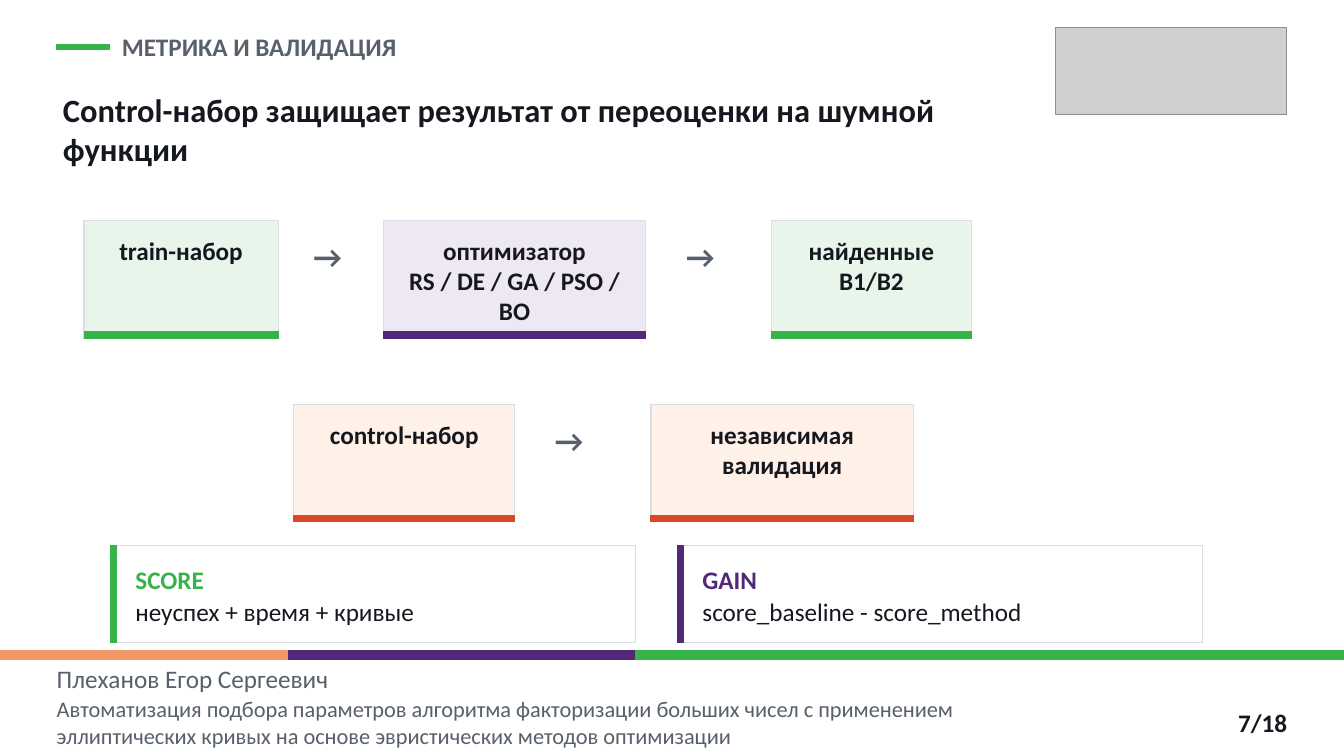
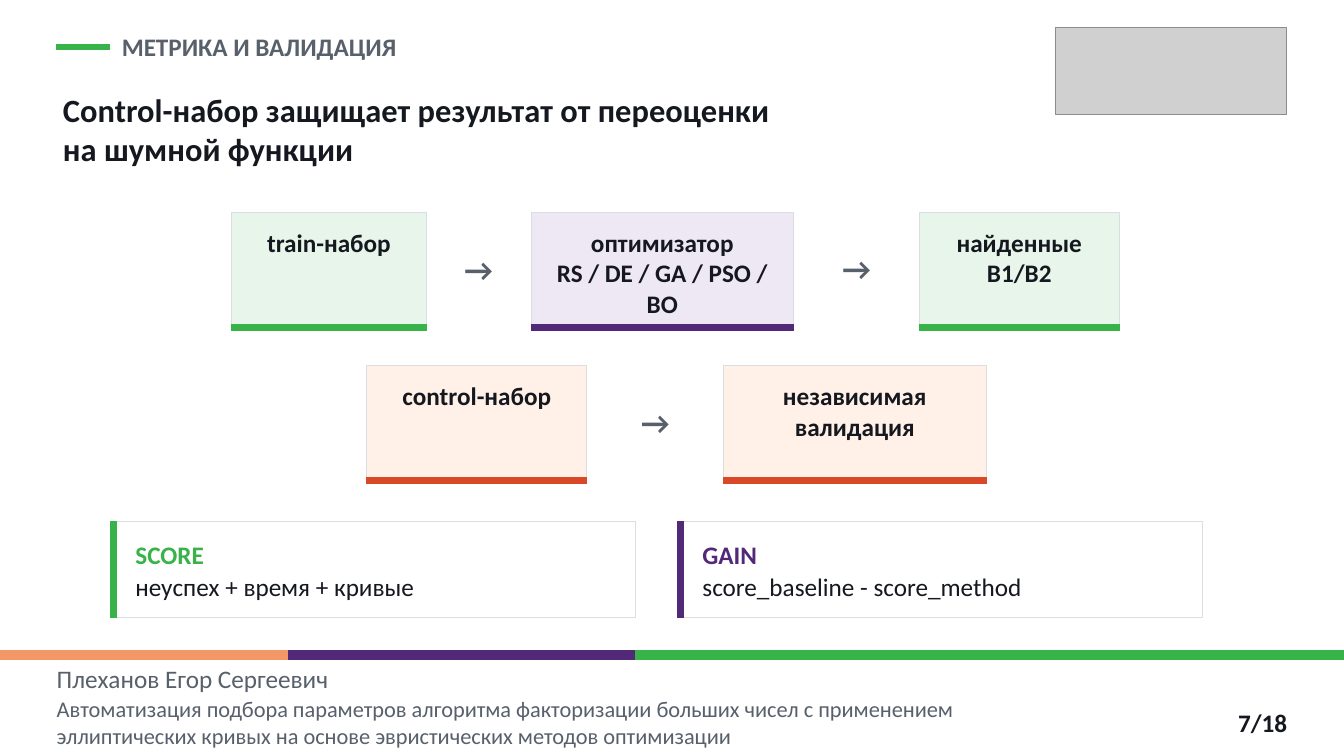
Before and after one commit to EgorPlehanov/ecm-evolutionary-optimization, a slide deck: slide 7 of REPORTS/06_thesis_defense_presentation/Plekhanov_thesis_defense_ECM_parameter_optimization_polytech.pptx. Drawn at 1344x756 pixels with LibreOffice and Linux fonts; fonts in the diff are those of the drawing; grey boxes stand for pictures. Boxes give left, top, right and bottom in pixels: in the first picture for what was removed or moved away, otherwise in the second. Text is boxed around its words. In the diff, an @@ line names an element or a change of style, - is before the commit and + after.

```diff
--- a/REPORTS/06_thesis_defense_presentation/Plekhanov_thesis_defense_ECM_parameter_optimization_polytech.pptx
+++ b/REPORTS/06_thesis_defense_presentation/Plekhanov_thesis_defense_ECM_parameter_optimization_polytech.pptx
@@ text "Control-набор защищает результат от переоценки ..." rewrapped from <box>63,99,935,167</box> to <box>63,99,769,167</box> @@
@@ 3 rectangles: place and size @@
-3 rectangles at <box>84,221,972,339</box>
+3 rectangles at <box>232,213,1119,331</box>
@@ text "оптимизатор": place and size @@
-text "оптимизатор" at <box>409,247,603,320</box>
+text "оптимизатор" at <box>557,239,751,313</box>
@@ text "→": place and size @@
-text "→" at <box>299,237,356,279</box>
+text "→" at <box>451,250,507,292</box>
@@ text "→": place and size @@
-text "→" at <box>673,237,729,279</box>
+text "→" at <box>829,249,885,291</box>
@@ 3 rectangles, 2 texts: place and size @@
-3 rectangles, 2 texts at <box>84,242,972,338</box>
+3 rectangles, 2 texts at <box>232,234,1119,331</box>
@@ text "control-набор": place and size @@
-text "control-набор" at <box>330,426,479,448</box>
+text "control-набор" at <box>402,387,551,409</box>
@@ text "→": place and size @@
-text "→" at <box>540,421,597,464</box>
+text "→" at <box>627,403,684,446</box>
@@ 4 rectangles, 1 text: place and size @@
-4 rectangles, 1 text at <box>294,404,913,522</box>
+4 rectangles, 1 text at <box>367,366,986,484</box>
@@ 4 texts, 4 rectangles: place and size @@
-4 texts, 4 rectangles at <box>110,546,1203,643</box>
+4 texts, 4 rectangles at <box>110,521,1203,618</box>
```
Also in this commit, not shown: 10 other slides changed, 3 other files.
